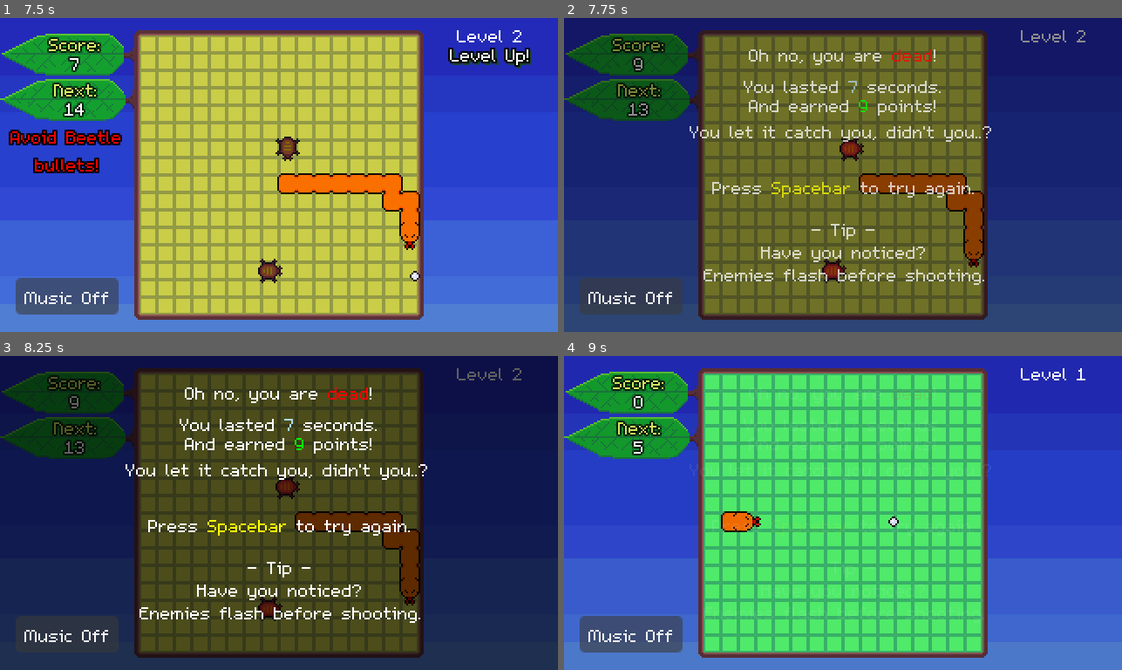
Above: before the commit, frames 1-4 (two rows, left to right).
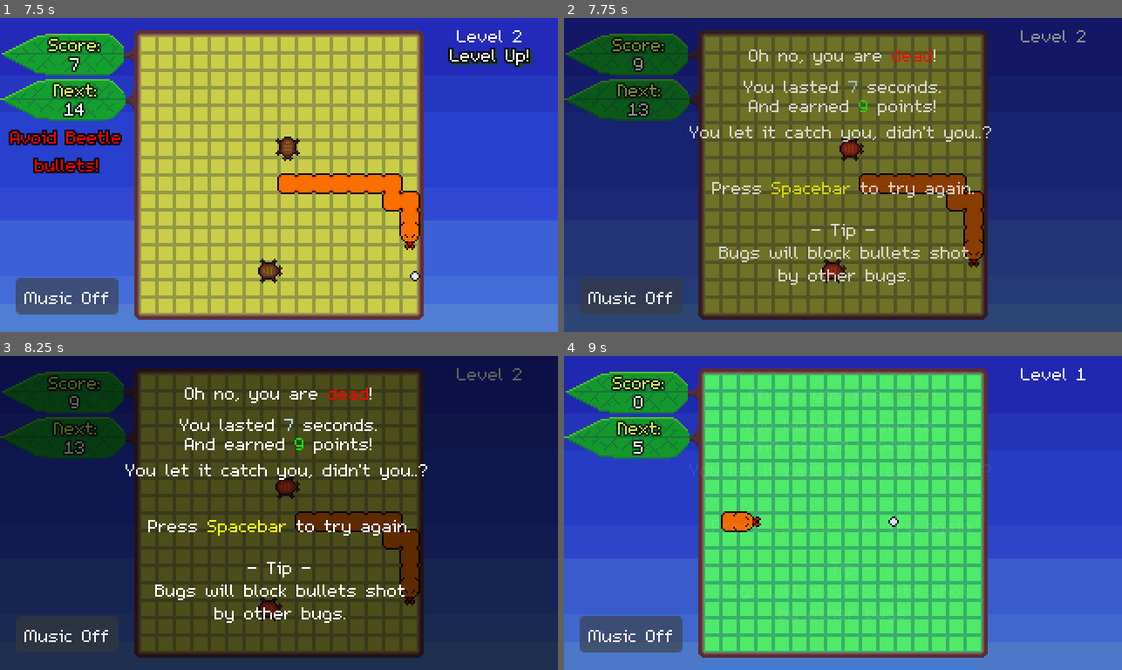
Above: after the commit, the same moments.

Repository: bdunko/Pellet
Game: Godot game, scene res://main.tscn
Two runs of this game, one before a commit and one after it. Both use one fixed random seed, a clock stepped at 60 frames per second and the inputs below.
Inputs:
- Up to frame 1 (7.5 s): tap Enter at 0.5 s; hold D (right) 0.53-1.25 s; click "Music 1" at 1.25 s; click "Music 2" at 2 s; click "Music 3" at 2.75 s; click "Music 4" at 3.5 s; click "Music 5" at 4.25 s; click "Music 6" at 5 s; hold S (down) 5.78-6.53 s; hold D (right) 6.53-7.28 s; hold W (up) from 7.28 s (still down)
- Up to frame 2 (7.75 s): keep holding W (up)
- Up to frame 3 (8.25 s): release W (up) at 8.03 s; hold A (left) from 8.03 s (still down)
- Up to frame 4 (9 s): keep holding A (left); tap Space (reset) at 8.75 s

Frame 1 is identical in both runs. In frame 2, 1.3% of the frame differs, in the area x 25-76%, y 72-85%; in frame 3, 1.3%; in frame 4, less than 0.1%.

Commit message:
sound balancing

Diff:
--- a/default_bus_layout.tres
+++ b/default_bus_layout.tres
@@ -55,3 +55,15 @@
 bus/9/bypass_fx = false
 bus/9/volume_db = 2.38259
 bus/9/send = &"Master"
+bus/10/name = &"Death"
+bus/10/solo = false
+bus/10/mute = false
+bus/10/bypass_fx = false
+bus/10/volume_db = 3.17584
+bus/10/send = &"Master"
+bus/11/name = &"Start"
+bus/11/solo = false
+bus/11/mute = false
+bus/11/bypass_fx = false
+bus/11/volume_db = 2.51591
+bus/11/send = &"Master"
--- a/main.gd
+++ b/main.gd
@@ -25,7 +25,8 @@
  "If you have the snake eat every enemy,\nyou'll get a score bonus.",
  "Have you noticed?\nEnemies flash before shooting.",
  "There's something pretty amazing at level 15...\nJust saying...",
- "Bugs will block bullets shot\nby other bugs."]
+ "Bugs will block bullets shot\nby other bugs.",
+ "You can change the music with the\nbutton in the bottom right!"]
 
 var SCORE_TO_COMMENTARY = {
 	0 : "You let it catch you, didn't you..?",
--- a/main.tscn
+++ b/main.tscn
@@ -325,6 +325,7 @@
 
 [node name="DieSound" type="AudioStreamPlayer" parent="."]
 stream = ExtResource("19_3536b")
+bus = &"Death"
 
 [node name="MoveSound" type="AudioStreamPlayer" parent="."]
 stream = ExtResource("18_2hrks")
@@ -339,6 +340,7 @@
 
 [node name="TransitionSound" type="AudioStreamPlayer" parent="."]
 stream = ExtResource("22_bont8")
+bus = &"Start"
 
 [node name="EatSound" type="AudioStreamPlayer" parent="."]
 stream = ExtResource("23_rfv8v")
